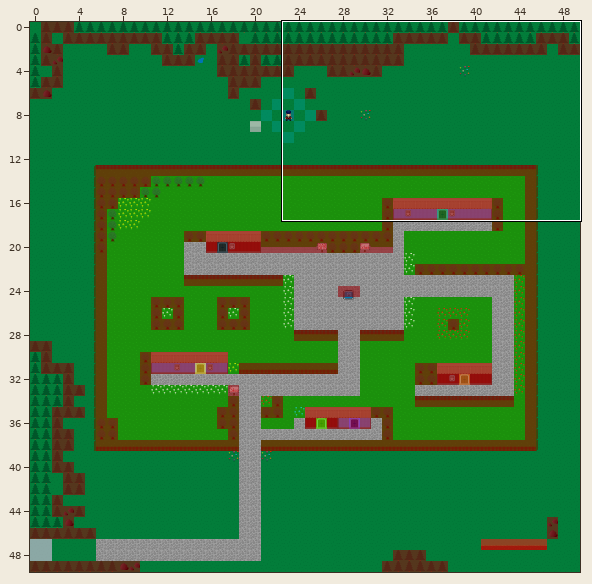
Level history. Tiled map: Tilerpg/World2.tmx. Above, an overview of the earlier version with the close-up marked.
Close-up. Earlier state:
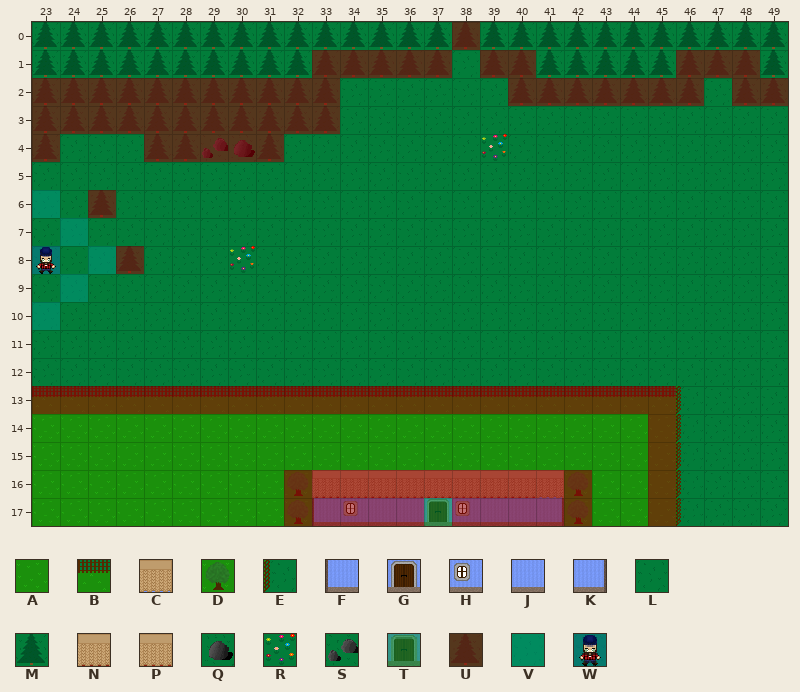
Cells are 32x32 px. Shown: x 23..49, y 0..17. The commit also changed other parts of the map, which this record leaves out. Tiles whose own drawing changed are shown in their newer look in all pictures.
Key: from "landskap2": A 0, B 17, C 24, D 25, E 27, F 30, G 31, H 32, J 33, K 34, L 35, M 36, N 40, P 41, Q 48, R 57, S 58; from "meta-tiles": T 0, U 1, V 3, W 10.
_ is an empty cell.
Layers that did not change in this view are not listed.
Layer "background" before, first column x 23:
 0 MMMMMMMMMMMMMMMMMMMMMMMMMMM
 1 MMMMMMMMMMMMMMMLMMMMMMMMMMM
 2 MMMMMMMMMMMLLLLLLMMMMMMMLMM
 3 MMMMMMMMMMMLLLLLLLLLLLLLLLL
 4 MLLLMMSQMLLLLLLLRLLLLLLLLLL
 5 LLLLLLLLLLLLLLLLLLLLLLLLLLL
 6 LLMLLLLLLLLLLLLLLLLLLLLLLLL
 7 LLLLLLLLLLLLLLLLLLLLLLLLLLL
 8 LLLMLLLRLLLLLLLLLLLLLLLLLLL
 9 LLLLLLLLLLLLLLLLLLLLLLLLLLL
10 LLLLLLLLLLLLLLLLLLLLLLLLLLL
11 LLLLLLLLLLLLLLLLLLLLLLLLLLL
12 LLLLLLLLLLLLLLLLLLLLLLLLLLL
13 BBBBBBBBBBBBBBBBBBBBBBBELLL
14 AAAAAAAAAAAAAAAAAAAAAAAELLL
15 AAAAAAAAAAAAAAAAAAAAAAAELLL
16 AAAAAAAAADNPPPPPPPCDAAAELLL
17 AAAAAAAAADFHJJGHJJKDAAAELLL
Layer "Meta" before, first column x 23:
 0 _______________U___________
 1 __________UUUUU_UU_____UUU_
 2 UUUUUUUUUUU______UUUUUUU_UU
 3 UUUUUUUUUUU________________
 4 U___UUUUU__________________
 5 ___________________________
 6 V_U________________________
 7 _V_________________________
 8 W_VU_______________________
 9 _V_________________________
10 V__________________________
11 ___________________________
12 ___________________________
13 UUUUUUUUUUUUUUUUUUUUUUU____
14 ______________________U____
15 ______________________U____
16 _________UUUUUUUUUUU__U____
17 _________UUUUUTUUUUU__U____
After the commit:
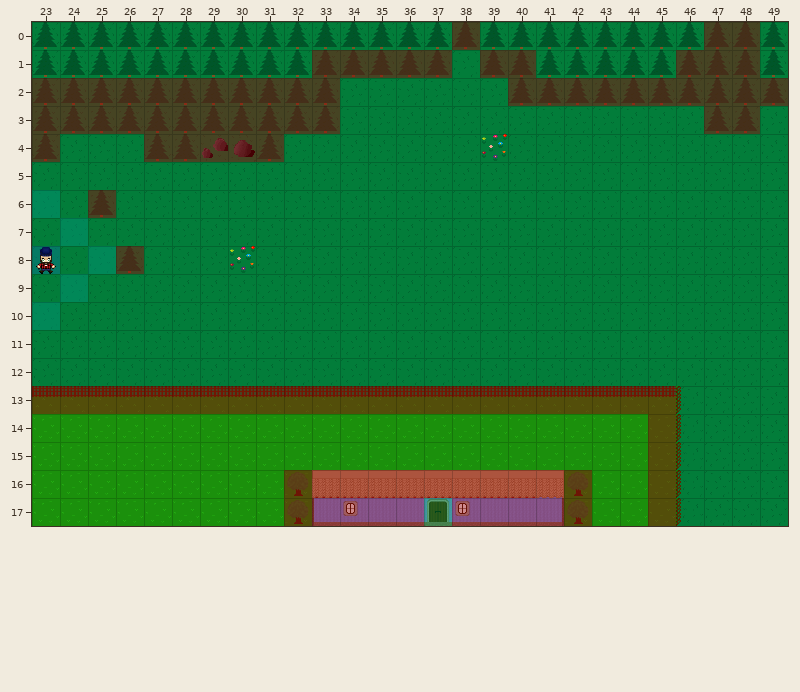
See-through tiles are keyed as they look on the map.
Changes in this commit:
layer "Meta" opacity 56% -> 46%
Layer "background":
y 2: x 47 L -> M
y 3: x 47..48 LL -> MM
Layer "Meta":
y 0: x 47..48 __ -> UU
y 2: x 47 _ -> U
y 3: x 47..48 __ -> UU
